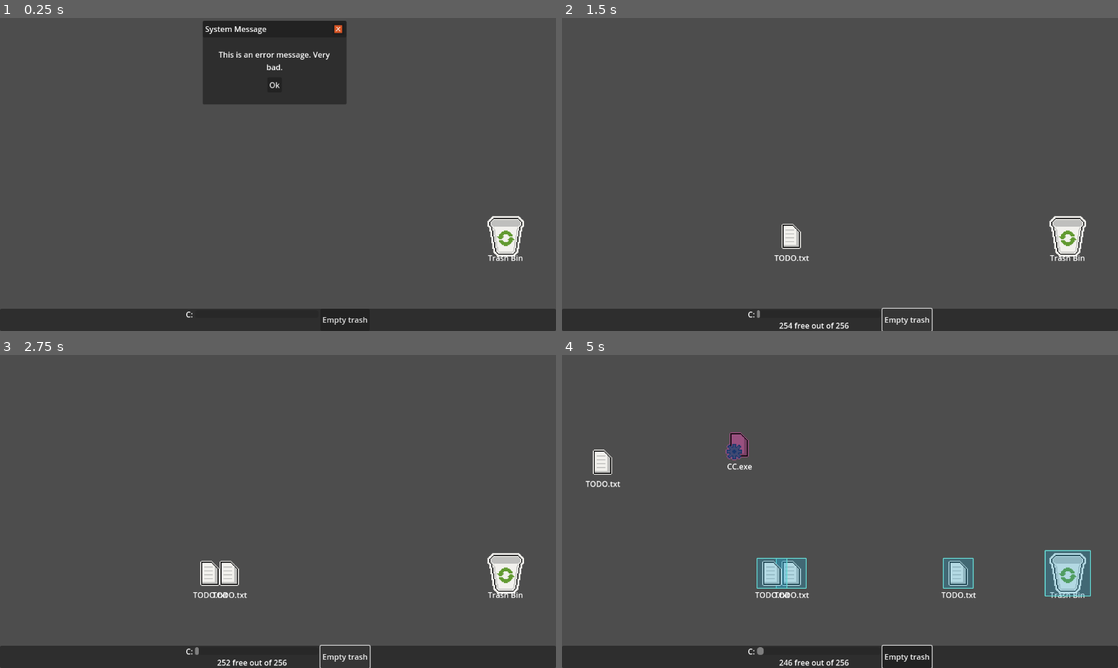
Above: before the commit, frames 1-4 (two rows, left to right).
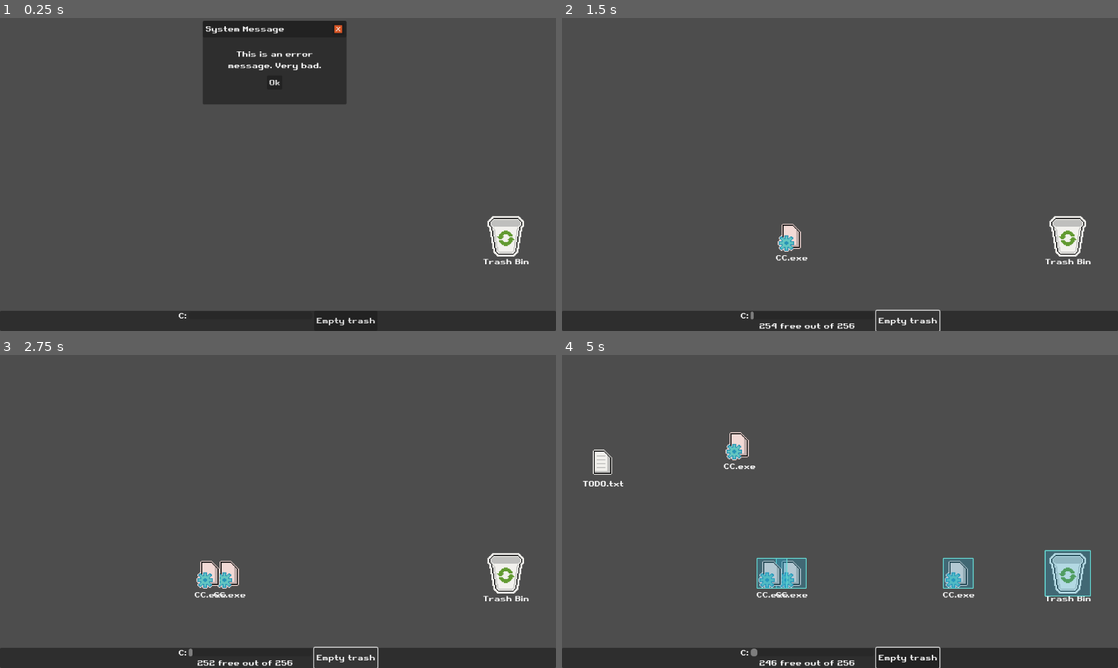
Above: after the commit, the same moments.

Repository: VileOar/ludum-dare-54
Game: Godot game, scene res://scenes/main.tscn
Two runs of this game, one before a commit and one after it. Both use one fixed random seed, a clock stepped at 60 frames per second and the inputs below.
Inputs (mouse positions are in pixels of both pictures, inside the frame that each line leads up to):
- Up to frame 1 (0.25 s): no input
- Up to frame 2 (1.5 s): click "Ok" at 0.5 s; click "Empty trash" at 1.25 s
- Up to frame 3 (2.75 s): click "Empty trash" at 2 s
- Up to frame 4 (5 s): click "Empty trash" at 2.75 s; tap Enter at 3.5 s; drag from (1067, 574) to (789, 574) at 3.52 s; drag from (728, 527) to (1067, 574) at 4.27 s

The runs differ from the first frame. In frame 1, 1.5% of the frame differs, in the area x 0-100%, y 2-99%; in frame 2, 1.4%; in frame 3, 1.6%; in frame 4, 2.3%, in the area x 0-100%, y 24-100%.

Commit message:
Fix modulate

Diff:
--- a/project.godot
+++ b/project.godot
@@ -24,6 +24,10 @@
 
 window/stretch/mode="viewport"
 
+[gui]
+
+theme/custom_font="res://assets/fonts/Retro Gaming.ttf"
+
 [rendering]
 
 textures/canvas_textures/default_texture_filter=0
--- a/scenes/files/trash_bin.tscn
+++ b/scenes/files/trash_bin.tscn
@@ -1,7 +1,8 @@
-[gd_scene load_steps=4 format=3 uid="uid://borhx2rspskdv"]
+[gd_scene load_steps=5 format=3 uid="uid://borhx2rspskdv"]
 
 [ext_resource type="PackedScene" uid="uid://dv0gqt42k76sy" path="res://scenes/files/draggable_file.tscn" id="1_e3kgo"]
 [ext_resource type="Script" path="res://scripts/trash_bin.gd" id="2_u3sap"]
+[ext_resource type="FontFile" uid="uid://cjh68u8tk4n0x" path="res://assets/fonts/Retro Gaming.ttf" id="3_okt75"]
 
 [sub_resource type="RectangleShape2D" id="RectangleShape2D_dcycp"]
 size = Vector2(96, 96)
@@ -14,7 +15,10 @@
 animation = &"trash_bin"
 
 [node name="Label" parent="." index="2"]
+offset_top = 40.0
 offset_right = 64.0
+offset_bottom = 66.0
+theme_override_fonts/font = ExtResource("3_okt75")
 text = "Trash Bin"
 
 [node name="Area2D" type="Area2D" parent="." index="3"]
--- a/scripts/autoloads/global.gd
+++ b/scripts/autoloads/global.gd
@@ -16,7 +16,7 @@
 }
 
 const FILE_TYPES_WEIGHTS = {
-	FileTypes.NORMAL : 4,
+	FileTypes.NORMAL : 1,
 	FileTypes.INCREASE_SPAWN_EXE : 1,
 	FileTypes.CORRUPTED_FOLDER : 1
 }
--- a/scripts/corrupted_file.gd
+++ b/scripts/corrupted_file.gd
@@ -7,7 +7,7 @@
 
 func _ready():
 	super._ready()
-	_anim.modulate = Color("a15589")
+	_anim.modulate = Color(1, 0.9, 0.9, 1)
 
 func delete():
 	match type:
--- a/scripts/systems/file_spawner.gd
+++ b/scripts/systems/file_spawner.gd
@@ -24,6 +24,7 @@
 	var weights := Global.FILE_TYPES_WEIGHTS
 	var sum = Global.sum_array(weights.values())
 	var result = randi() % sum + 1
+
 	var type
 	sum = 0
 	for key in weights:
Binary file added: assets/fonts/VCR_OSD_MONO_1.001.ttf
Not shown, added: assets/fonts/VCR_OSD_MONO_1.001.ttf.import
Not shown, added: assets/fonts/vcr_osd_mono.zip
